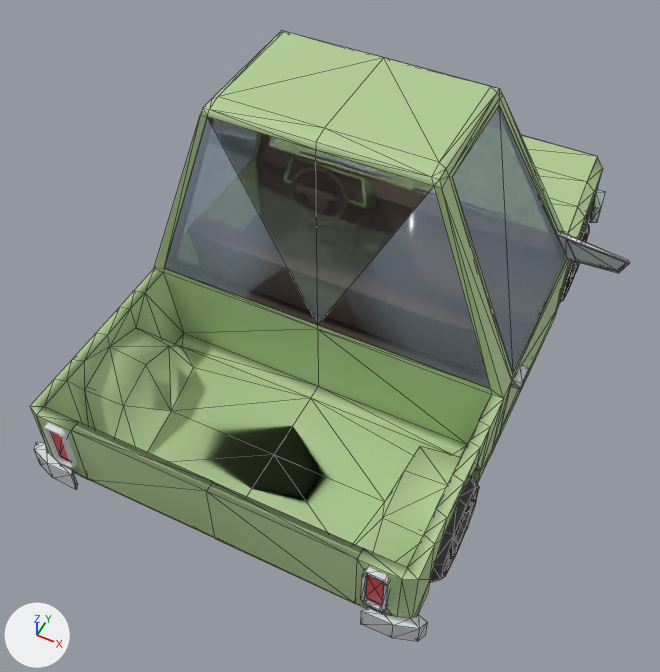
One commit to the glTF model media/3D_Assets/Vehicles/KFB_CVP1/KFB_CVP1_pickup.glb: the scene before it, then after it.
Before and after are seen from a camera (50 mm lens) standing at (1.47, -4.62, 3.75) and looking at (0.02, -1.73, 0.13). Arrows for +X, +Y and +Z are at lower left; the lights stay in place. The older version comes first. Mesh edges are drawn as thin lines on the coarser meshes. Where no turn or scale is listed for an object, it has been applied to the vertices.

In view in the first picture: 'Back', 'BumperRear', 'CarMesh', 'DoorR', 'Hood', 'MirrorCaseR', 'WheelRR', 'Window', 'WindowBack.2' and 7 more.
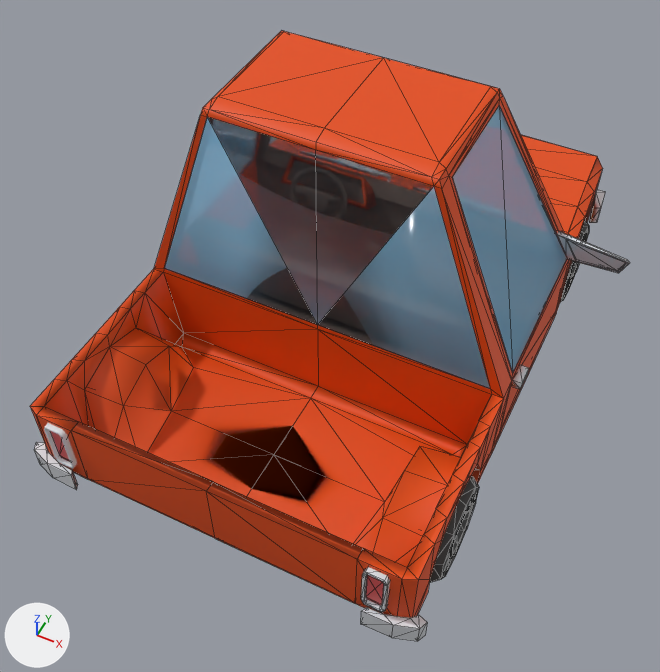
What changed in the scene script:
```text
Change mat_kfb_body:
    mat_kfb_body.base_color: (0.45, 0.62, 0.3) -> (0.791, 0.0723, 0.0)  # green #b3ce95 -> orange #e64c00
Change mat_kfb_glass_tinted:
    mat_kfb_glass_tinted.base_color: (0.3, 0.4, 0.5) -> (0.262, 0.597, 0.871)  # greyish blue #95aabc -> blue #8ccbf0
```

Where the change shows, as pixel boxes [x1, y1, x2, y2] in the pictures (660 x 672 px):
'CarMesh', recoloured (green to orange)
    both: [30, 31, 603, 618]
'WindowBack.2', recoloured
    both: [165, 117, 490, 389]
'Back', recoloured (green to orange)
    both: [71, 422, 363, 603]
'Window', recoloured
    both: [452, 105, 567, 373]
'Hood', recoloured (green to orange)
    both: [521, 135, 597, 232]
'DoorR', recoloured
    both: [449, 98, 569, 431]
